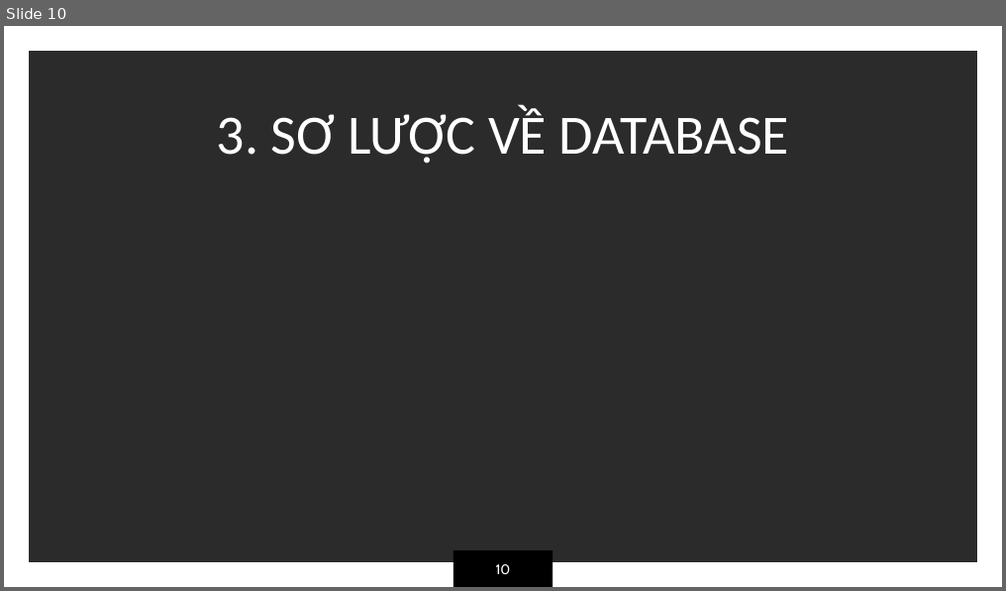
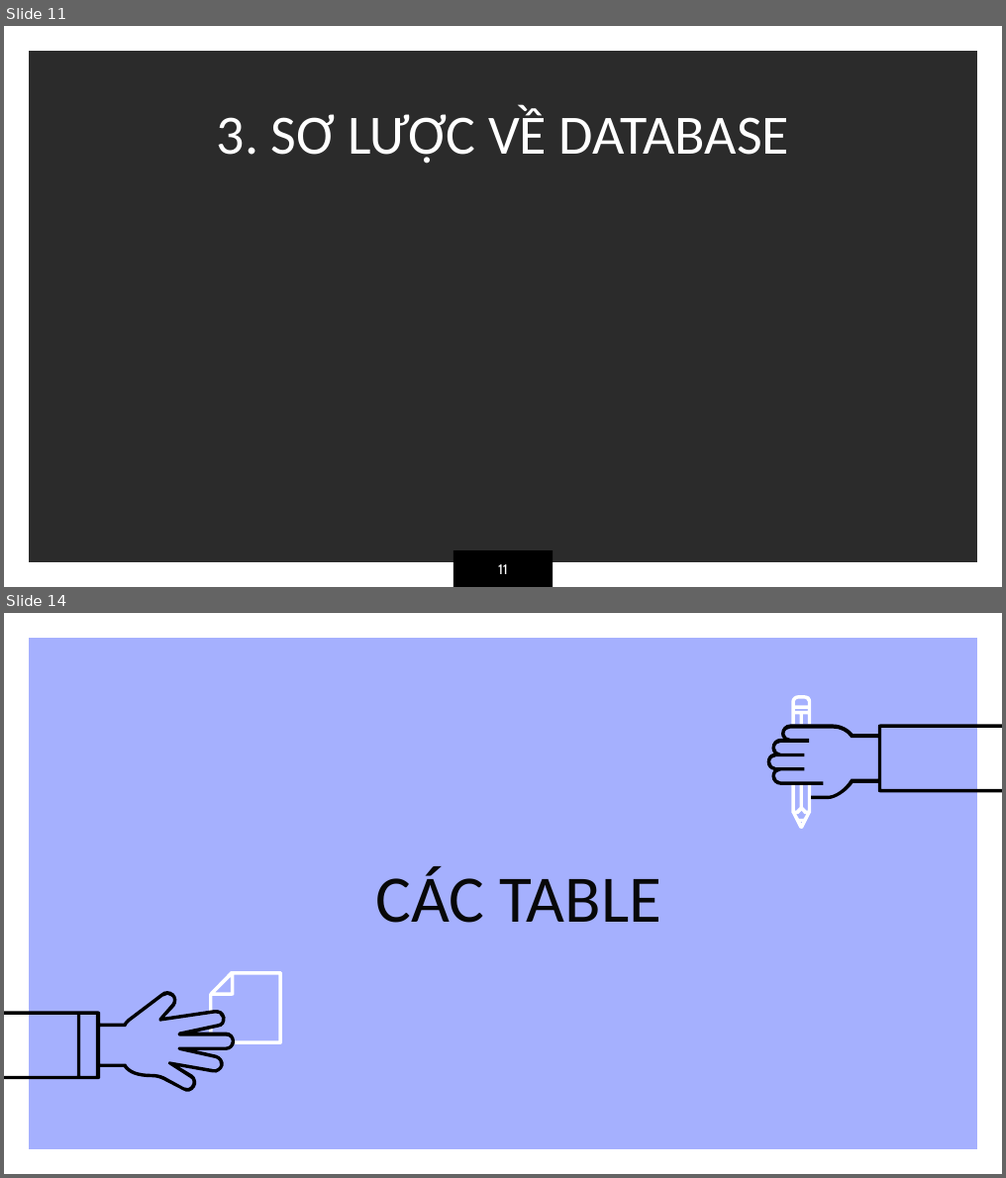
Before and after one commit to thuypt102/Practice-teamwork-01, a slide deck: Quản lý bãi đỗ xe.pptx. Shown one above the other, each under a label of ours: slide 10 before the commit, slides 11 and 14 after it; the slides between them are not shown. The pictures are 1006x591 and 1006x1178 pixels, drawn with LibreOffice and Linux fonts; fonts in the diff are those of the drawing; background and template pictures are left out; a plain dark background stands for a picture behind light text. Boxes give left, top, right and bottom in pixels: in the first picture for what was removed or moved away, otherwise in the second. Text is boxed around its words. In the diff, an @@ line names an element or a change of style, - is before the commit and + after.

```diff
--- a/Quản lý bãi đỗ xe.pptx
+++ b/Quản lý bãi đỗ xe.pptx
@@ slide 14 added at (4, 613, 1002, 1174), background #A5B0FE; not listed: 1 template element that a slide beside it also shows @@
@@ freeform shape added at (791, 695, 811, 724), fill #FFFFFF @@
@@ freeform shape added at (767, 724, 1002, 798), fill #000000 @@
@@ freeform shape added at (791, 784, 811, 829), fill #FFFFFF @@
@@ title added at (375, 866, 661, 923), 48 pt, text #080808 @@
+CÁC TABLE
@@ freeform shape added at (5, 991, 235, 1092), fill #000000 @@
@@ freeform shape added at (210, 971, 282, 1044), fill #FFFFFF @@
@@ freeform shape added at (209, 1029, 212, 1032), fill #FFFFFF @@
@@ what was slide 10 is now slide 11 @@
@@ page number at (498, 565, 508, 574): text changed @@
-10
+11
```
Also in this commit, not shown: 16 slides changed, 5 other slides added, 1 slide removed.
